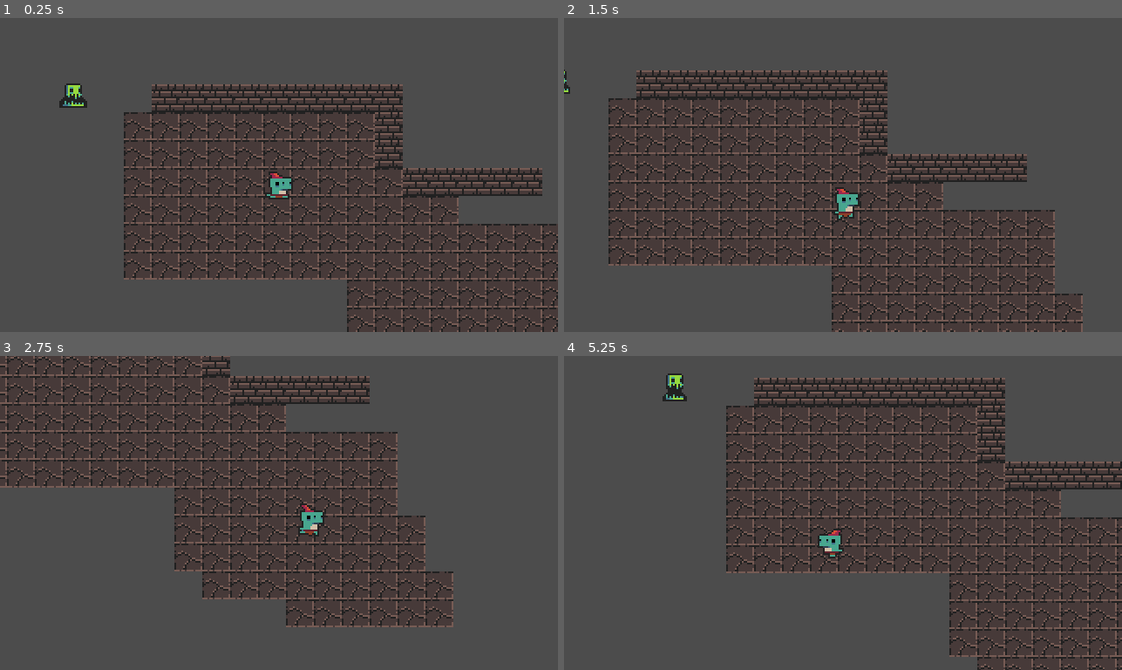
Above: before the commit, frames 1-4 (two rows, left to right).
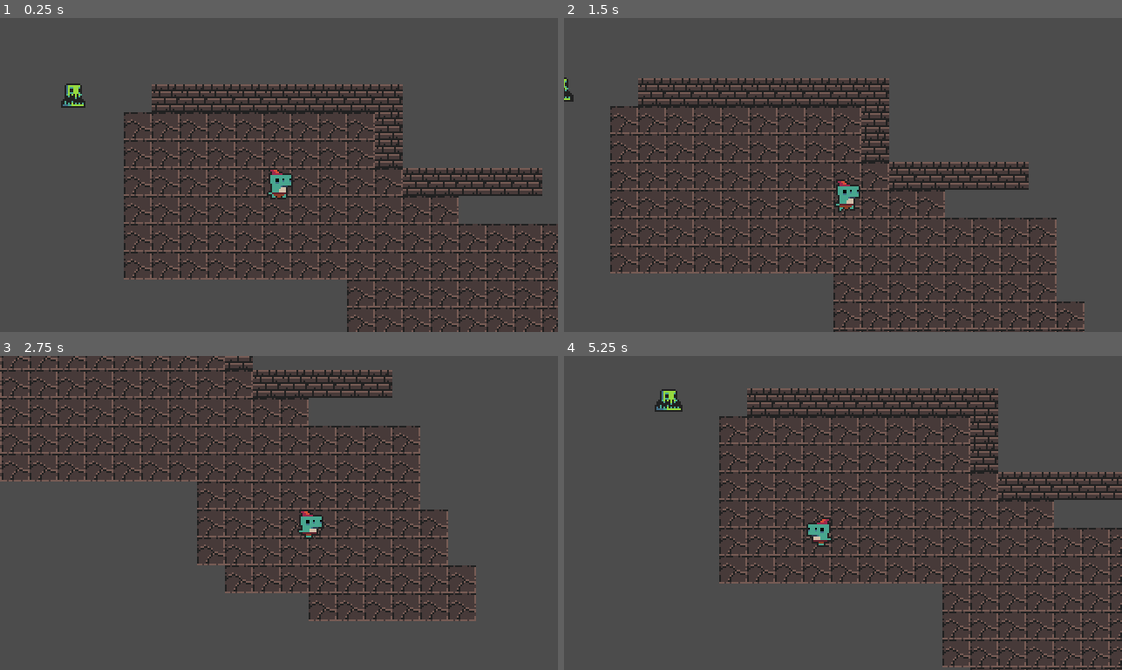
Above: after the commit, the same moments.

Repository: Lynneo002/top-down-food-shooter
Game: Godot game, scene res://Node2D.tscn
Same seed, same stepped clock (60 frames per second), same inputs: the game is played once before the commit and once after it.
Inputs:
- Up to frame 1 (0.25 s): no input
- Up to frame 2 (1.5 s): hold Right (ui_right) 0.53-1.28 s; hold Down (ui_down) from 1.28 s (still down)
- Up to frame 3 (2.75 s): release Down (ui_down) at 2.03 s; hold Right (ui_right) from 2.03 s (still down)
- Up to frame 4 (5.25 s): release Right (ui_right) at 2.78 s; hold Up (ui_up) 2.78-3.53 s; hold Left (ui_left) 3.53-5.03 s; hold Down (ui_down) from 5.03 s (still down)

The runs differ from the first frame. In frame 1, 0.2% of the frame differs, in the area x 10-53%, y 25-58%; in frame 2, 25%; in frame 3, 24%; in frame 4, 26%, in the area x 16-100%, y 5-100%.

Commit message:
Changed movement to sliding type
Changed code to use action_strength

Diff:
--- a/Enemy.tscn
+++ b/Enemy.tscn
@@ -21,14 +21,14 @@
 "name": "idle",
 "speed": 5.0
 }, {
+"frames": [ ExtResource( 10 ), ExtResource( 11 ), ExtResource( 12 ), ExtResource( 13 ) ],
+"loop": true,
+"name": "enemy run",
+"speed": 5.0
+}, {
 "frames": [ ExtResource( 6 ), ExtResource( 8 ), ExtResource( 7 ), ExtResource( 9 ) ],
 "loop": true,
 "name": "run",
-"speed": 5.0
-}, {
-"frames": [ ExtResource( 10 ), ExtResource( 11 ), ExtResource( 12 ), ExtResource( 13 ) ],
-"loop": true,
-"name": "enemy run",
 "speed": 5.0
 } ]
 
@@ -45,6 +45,7 @@
 [node name="AnimatedSprite" type="AnimatedSprite" parent="."]
 frames = SubResource( 1 )
 animation = "enemy run"
+frame = 2
 playing = true
 
 [node name="CollisionShape2D" type="CollisionShape2D" parent="."]
--- a/KinematicBody2D.gd
+++ b/KinematicBody2D.gd
@@ -1,27 +1,36 @@
 extends KinematicBody2D
 
-export var speed = 100
+export var ACCELERATION = 500
+export var MAX_SPEED = 100
+export var FRICTION = 500
+
+var velocity = Vector2.ZERO
+
 var is_player = true
 func _physics_process(delta):
-	var velocity = Vector2.ZERO
+	var input_vector = Vector2.ZERO
 	# Make the player move when the arrow keys pressed
+	input_vector.x = Input.get_action_strength("ui_right") - Input.get_action_strength("ui_left")
+	input_vector.y = Input.get_action_strength("ui_down") - Input.get_action_strength("ui_up")
+	input_vector = input_vector.normalized()
+
+	if input_vector!=Vector2.ZERO:
+		#ACCELERATION is frame based while delta makes it pixel based.
+		velocity = velocity.move_toward(input_vector * MAX_SPEED, ACCELERATION * delta)
+	else:
+		#Apply friction when no input
+		velocity = velocity.move_toward(Vector2.ZERO, FRICTION * delta)
+
+	velocity = move_and_slide(velocity)
+
 	if Input.is_action_pressed("ui_left"):
-		velocity.x -= 1
 		$AnimatedSprite.flip_h = true
 	if Input.is_action_pressed("ui_right"):
-		velocity.x += 1
 		$AnimatedSprite.flip_h = false
-	if Input.is_action_pressed("ui_up"):
-		velocity.y -= 1
-	if Input.is_action_pressed("ui_down"):
-		velocity.y += 1
 	if velocity == Vector2.ZERO:
 		$AnimatedSprite.play("idle")
 	else:
 		$AnimatedSprite.play("run")
-	move_and_slide(velocity * speed)
-
-
 
 func _on_Area2D_body_entered(body):
 	hide()
--- a/KinematicBody2D.tscn
+++ b/KinematicBody2D.tscn
@@ -36,7 +36,7 @@
 [node name="AnimatedSprite" type="AnimatedSprite" parent="."]
 frames = SubResource( 1 )
 animation = "idle"
-frame = 1
+frame = 2
 playing = true
 
 [node name="CollisionShape2D" type="CollisionShape2D" parent="."]
